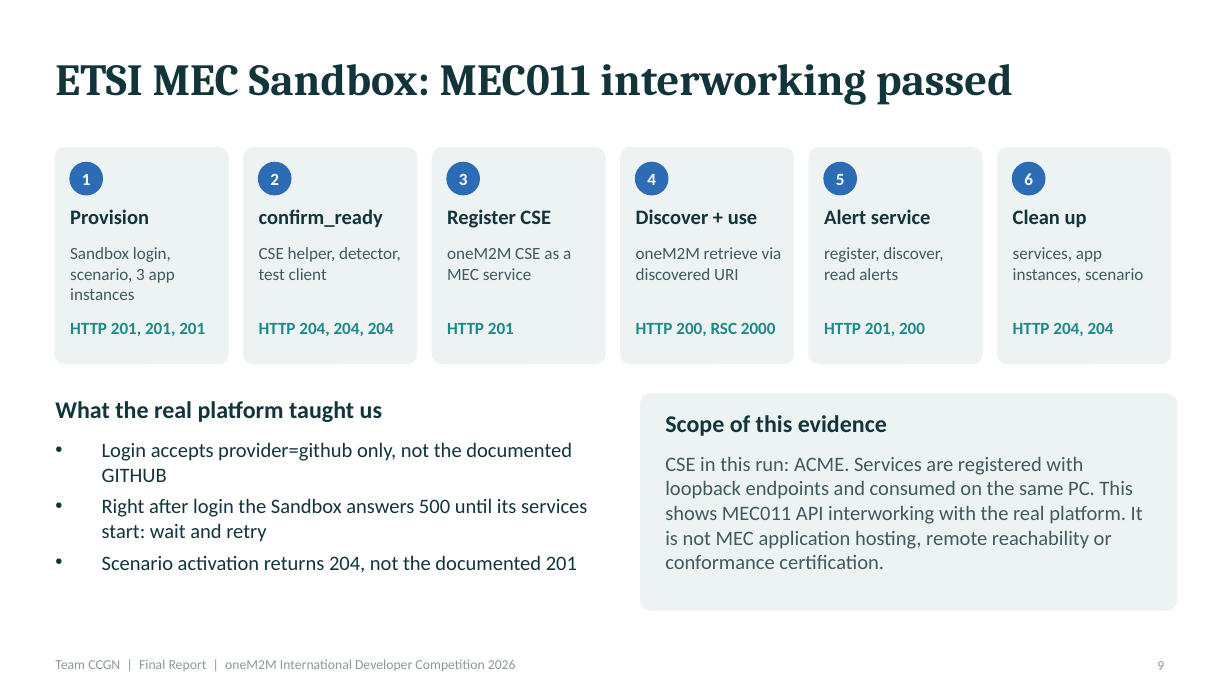
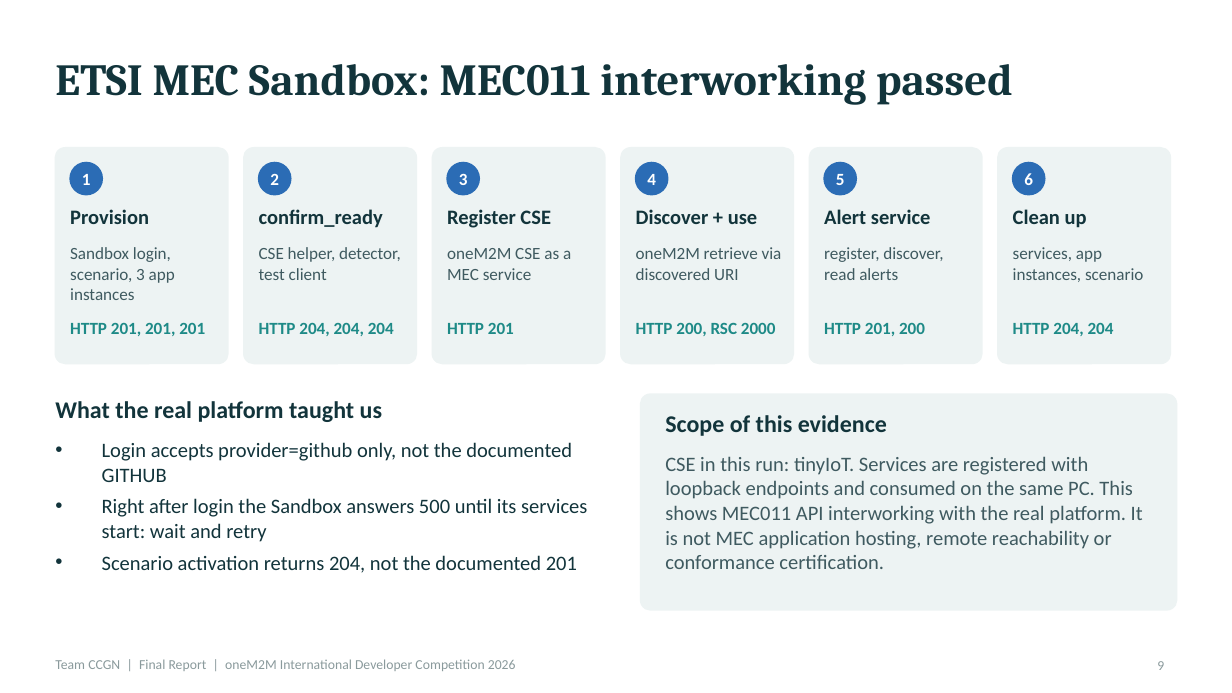
Before and after one commit to easycode42/ccgn-edge-iot-security, a slide deck: slide 9 of deliverables/CCGN_Final_Report.pptx. Drawn at 1232x693 pixels with LibreOffice and Linux fonts; fonts in the diff are those of the drawing. Boxes give left, top, right and bottom in pixels: in the first picture for what was removed or moved away, otherwise in the second. Text is boxed around its words. In the diff, an @@ line names an element or a change of style, - is before the commit and + after.

```diff
--- a/deliverables/CCGN_Final_Report.pptx
+++ b/deliverables/CCGN_Final_Report.pptx
@@ text at [665,456,1143,569]: text changed @@
-CSE in this run: ACME. Services are registered with loopback endpoints and consumed on the same PC. This shows MEC011 API interworking with the real platform. It is not MEC application hosting, remote reachability or conformance certification.
+CSE in this run: tinyIoT. Services are registered with loopback endpoints and consumed on the same PC. This shows MEC011 API interworking with the real platform. It is not MEC application hosting, remote reachability or conformance certification.
```
Also in this commit, not shown: 2 other slides changed, 16 other files.
